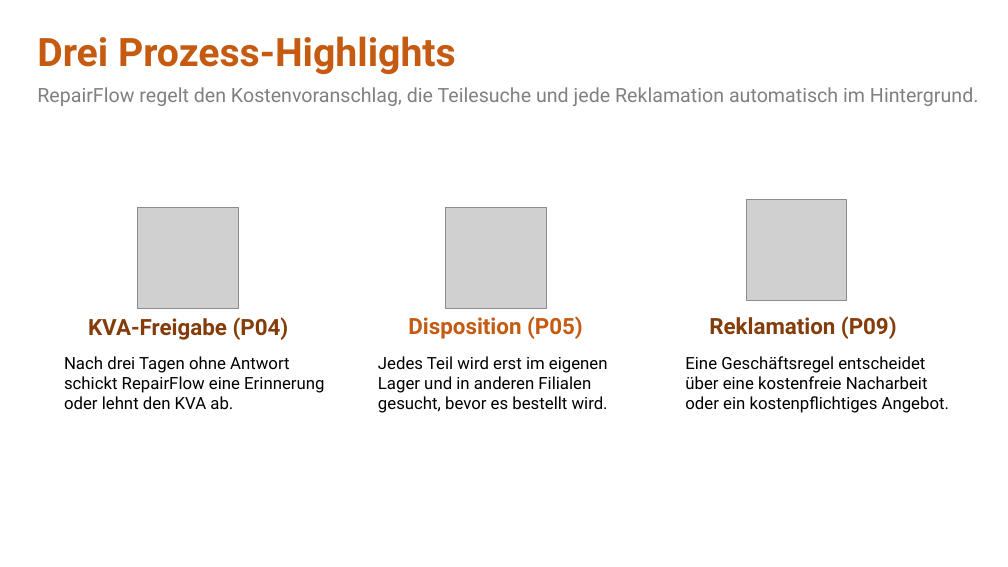
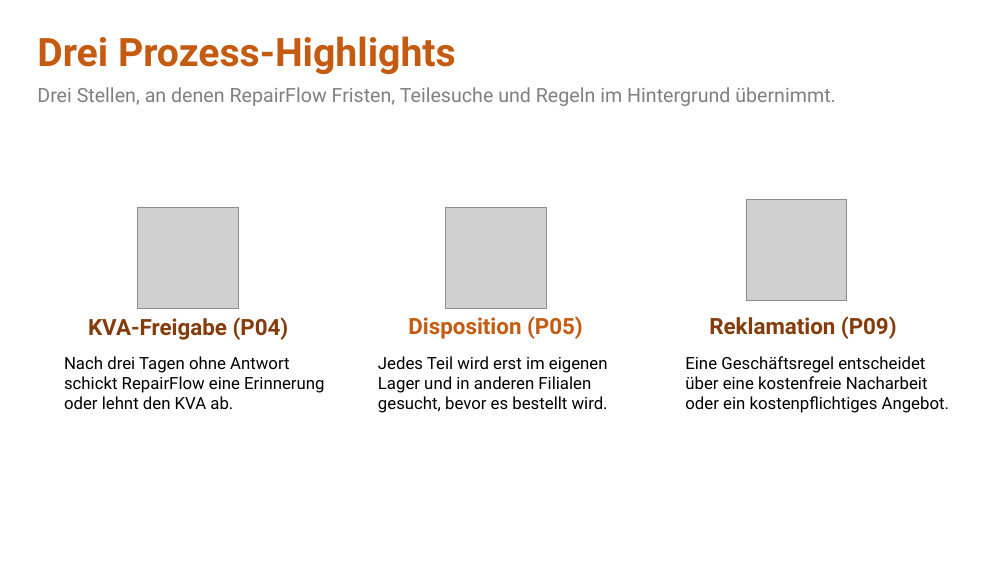
Before and after one commit to jakobschwan123-cmd/casestudy-semester-3, a slide deck: slide 11 of 4_praesentation/Abschlusspraesentation.pptx. Drawn at 1008x567 pixels with LibreOffice and Linux fonts; fonts in the diff are those of the drawing; grey boxes stand for pictures. Boxes give left, top, right and bottom in pixels: in the first picture for what was removed or moved away, otherwise in the second. Text is boxed around its words. In the diff, an @@ line names an element or a change of style, - is before the commit and + after.

Commit message:
fix: Korrekturen aus der Pruefung vom 25.10. (Folien 2, 11, 14, 24, Sprechtext, Doku Kap. 1 und 5, READMEs, TODO)

```diff
--- a/4_praesentation/Abschlusspraesentation.pptx
+++ b/4_praesentation/Abschlusspraesentation.pptx
@@ text at (37, 87, 836, 106): text changed @@
-RepairFlow regelt den Kostenvoranschlag, die Teilesuche und jede Reklamation automatisch im Hintergrund.
+Drei Stellen, an denen RepairFlow Fristen, Teilesuche und Regeln im Hintergrund übernimmt.
```
Also in this commit, not shown: 2 other slides changed, 5 other files.
